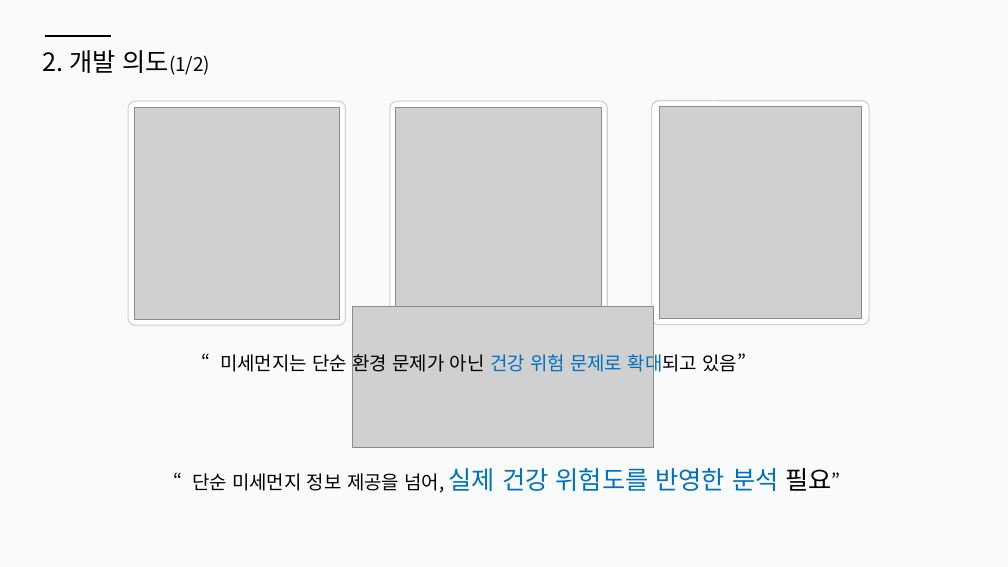
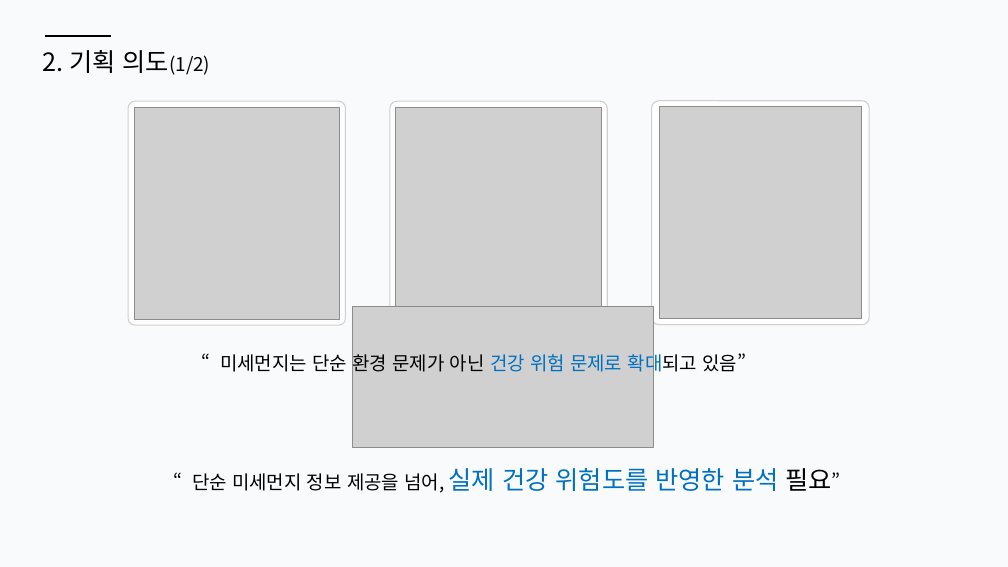
Before and after one commit to seongwook0217/SeongWook, a slide deck: slide 2 of 1차 프로젝트(머신러닝)/1. 기획서.pptx. Drawn at 1008x567 pixels with LibreOffice and Linux fonts; fonts in the diff are those of the drawing; grey boxes stand for pictures. Boxes give left, top, right and bottom in pixels: in the first picture for what was removed or moved away, otherwise in the second. Text is boxed around its words. In the diff, an @@ line names an element or a change of style, - is before the commit and + after.

```diff
--- a/1차 프로젝트(머신러닝)/1. 기획서.pptx
+++ b/1차 프로젝트(머신러닝)/1. 기획서.pptx
@@ text at box(43, 50, 210, 75): text changed @@
-2. 개발 의도(1/2)
+2. 기획 의도(1/2)
```
Also in this commit, not shown: 3 other slides changed, 2 other files.
